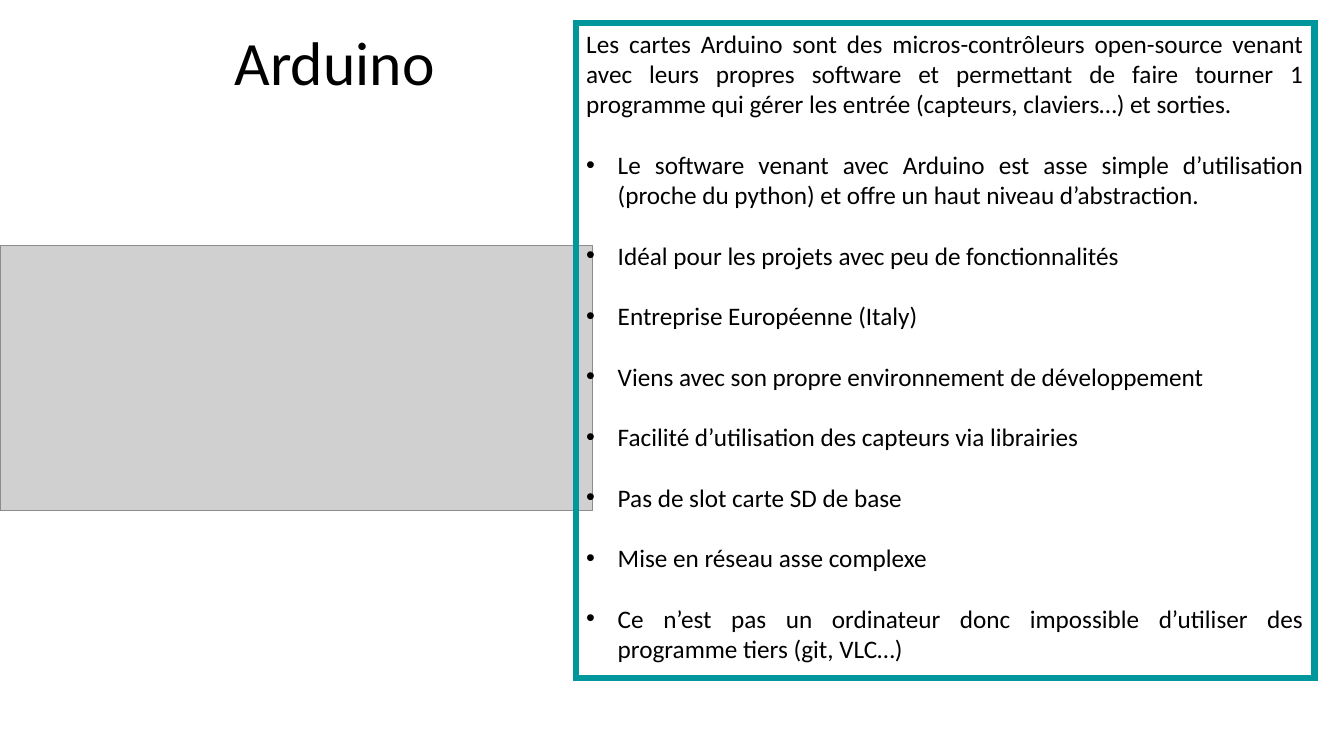
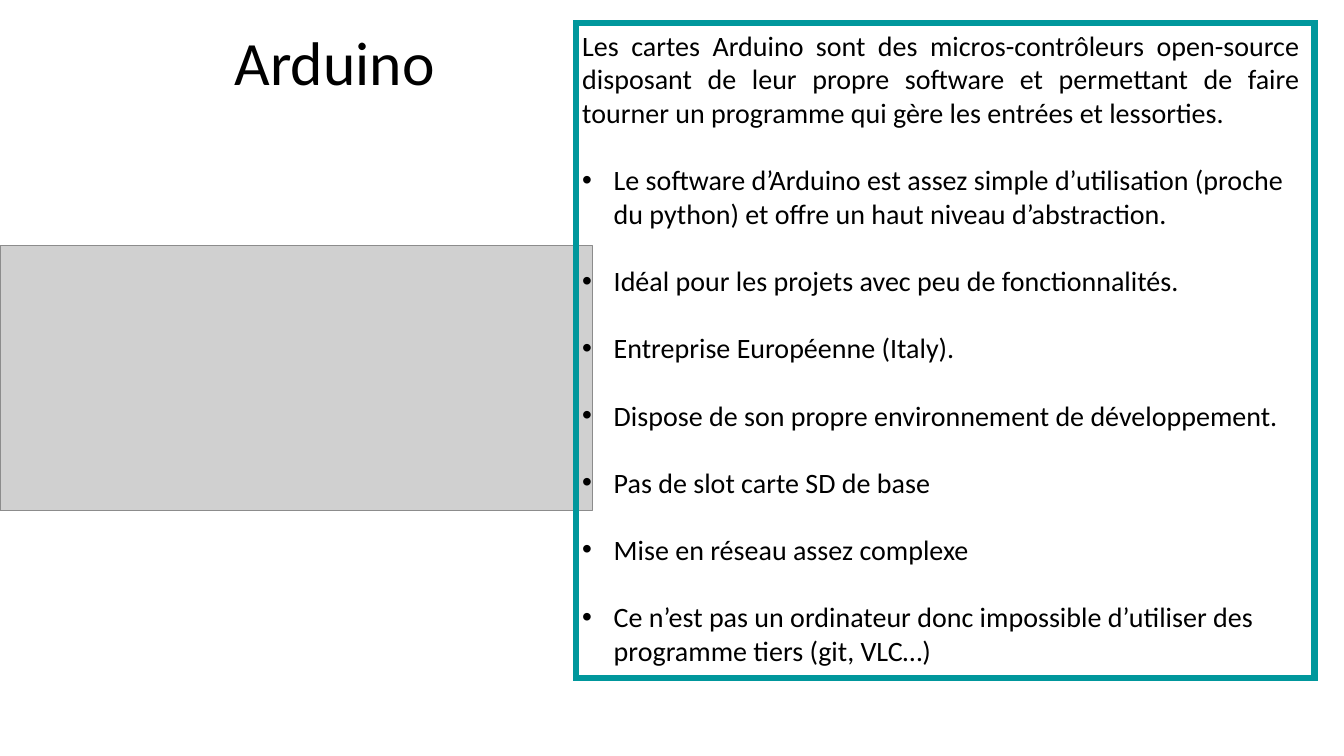
Before and after one commit to OceanStream-X-MiageSorbonne/Boitier, a slide deck: slide 3 of Documentation/Architecture Technique/Choix Hardware.pptx. Drawn at 1344x756 pixels with LibreOffice and Linux fonts; fonts in the diff are those of the drawing; grey boxes stand for pictures; background and template pictures are left out. Boxes give left, top, right and bottom in pixels: in the first picture for what was removed or moved away, otherwise in the second. Text is boxed around its words. In the diff, an @@ line names an element or a change of style, - is before the commit and + after.

```diff
--- a/Documentation/Architecture Technique/Choix Hardware.pptx
+++ b/Documentation/Architecture Technique/Choix Hardware.pptx
@@ text at (x1=582, y1=36, x2=1299, y2=431): text changed; size 18 to 20 pt @@
-Les cartes Arduino sont des micros-contrôleurs open-source venant avec leurs propres software et permettant de faire tourner 1 programme qui gérer les entrée (capteurs, claviers…) et sorties.
-• Le software venant avec Arduino est asse simple d’utilisation (proche du python) et offre un haut niveau d’abstraction.
-• Idéal pour les projets avec peu de fonctionnalités
-• Entreprise Européenne (Italy)
-• Viens avec son propre environnement de développement
-• Facilité d’utilisation des capteurs via librairies
+Les cartes Arduino sont des micros-contrôleurs open-source disposant de leur propre software et permettant de faire tourner un programme qui gère les entrées et lessorties.
+• Le software d’Arduino est assez simple d’utilisation (proche du python) et offre un haut niveau d’abstraction.
+• Idéal pour les projets avec peu de fonctionnalités.
+• Entreprise Européenne (Italy).
+• Dispose de son propre environnement de développement.
@@ text at (x1=614, y1=473, x2=1253, y2=666): size 18 to 20 pt in "Pas de slot carte SD de base", "Ce n’est pas un ordinateur donc impossible ..."; alignment justified to left @@
@@ text at (x1=614, y1=540, x2=969, y2=565): text changed; size 18 to 20 pt @@
-• Mise en réseau asse complexe
+• Mise en réseau assez complexe
```
Also in this commit, not shown: 7 other slides changed, 1 other file.
